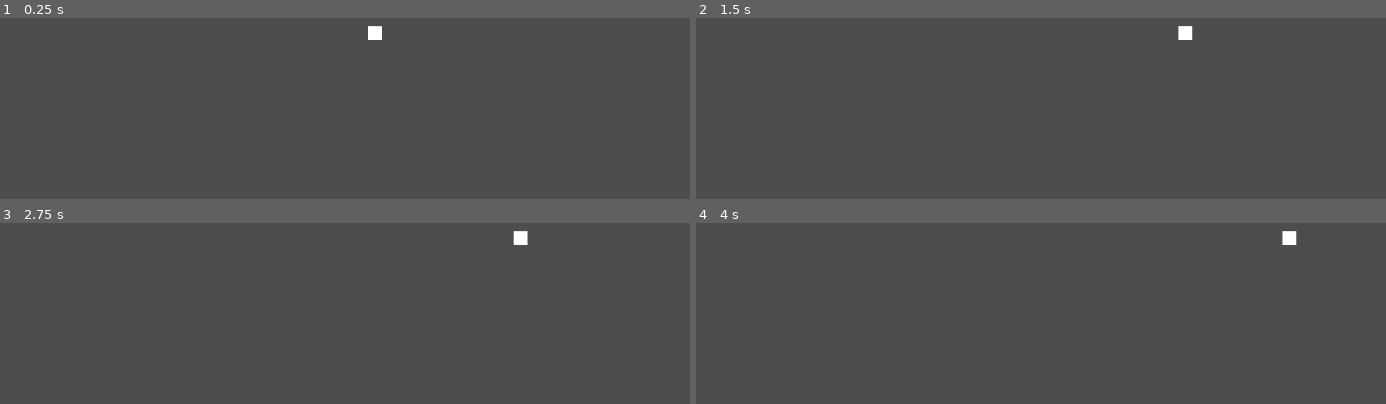
Above: before the commit, frames 1-4 (two rows, left to right).
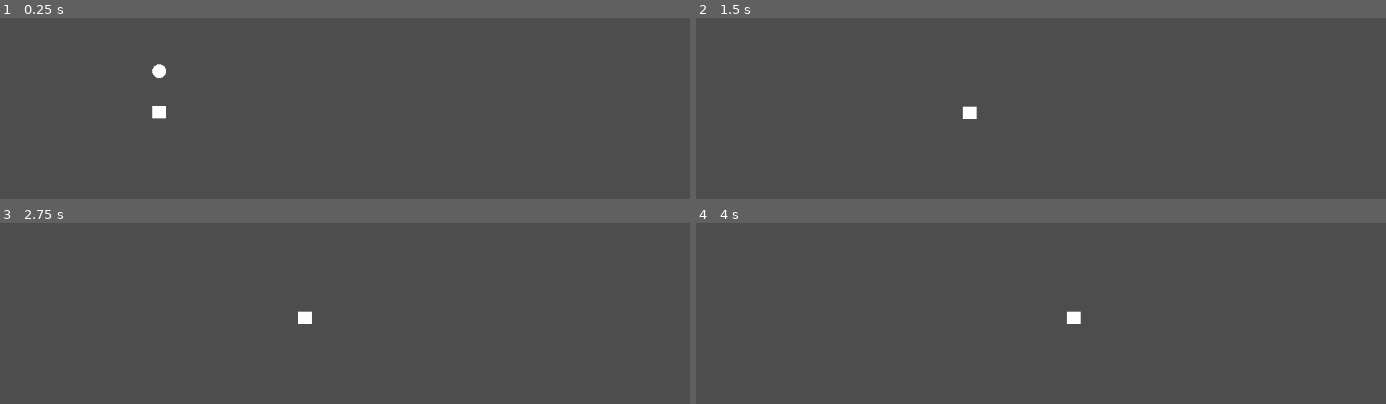
Above: after the commit, the same moments.

Repository: viktor491/project-son-
Game: Godot game, scene res://Level1.tscn
Same seed, same stepped clock (60 frames per second), same inputs: the game is played once before the commit and once after it.
Inputs:
- Up to frame 1 (0.25 s): no input
- Up to frame 2 (1.5 s): hold Right (ui_right) 0.53-1.28 s; hold Left (ui_left) from 1.28 s (still down)
- Up to frame 3 (2.75 s): release Left (ui_left) at 2.03 s; hold Right (ui_right) from 2.03 s (still down)
- Up to frame 4 (4 s): release Right (ui_right) at 3.53 s; hold Left (ui_left) from 3.53 s (still down)

The runs differ from the first frame. In frame 1, 0.4% of the frame differs, in the area x 22-56%, y 4-56%; in frame 2, 0.3%; in frame 3, 0.3%; in frame 4, 0.3%.

Commit message:
add Ball object

Diff:
--- /dev/null
+++ b/BallMovement.gd
@@ -0,0 +1,32 @@
+extends RigidBody2D
+
+@export var horizontalSpeed = 0;
+@export var verticalSpeed = 0;
+@export var dir = 1;
+var initialHorizontalSpeed = 0;
+var initialVerticalSpeed = 0;
+var firstCollision = false;
+
+# Called when the node enters the scene tree for the first time.
+func _ready() -> void:
+	initialHorizontalSpeed = horizontalSpeed
+	initialVerticalSpeed = verticalSpeed
+
+	pass
+
+
+# Called every frame. 'delta' is the elapsed time since the previous frame.
+func _physics_process(delta):
+	if (firstCollision == false):
+		horizontalSpeed = 0
+
+	var collision = move_and_collide(Vector2(horizontalSpeed * delta, verticalSpeed * -dir * delta))
+
+	if(collision):
+		firstCollision = true
+		var colliderName = collision.get_collider().name
+
+		if (colliderName == "Player"):
+			dir = 1
+			horizontalSpeed = randi_range(-initialHorizontalSpeed,initialHorizontalSpeed)
+	pass
--- a/Level1.tscn
+++ b/Level1.tscn
@@ -1,25 +1,44 @@
 [gd_scene format=3 uid="uid://dpcsfbn8rkmuc"]
 
 [ext_resource type="Script" uid="uid://yn3iclxuhp65" path="res://player.gd" id="1_kyxg0"]
+[ext_resource type="Script" uid="uid://dg2nsghqbe0yr" path="res://BallMovement.gd" id="2_mc20k"]
 
 [sub_resource type="RectangleShape2D" id="RectangleShape2D_mc20k"]
 size = Vector2(20, 19)
 
 [sub_resource type="BoxMesh" id="BoxMesh_cove1"]
 
+[sub_resource type="CircleShape2D" id="CircleShape2D_cove1"]
+
+[sub_resource type="SphereMesh" id="SphereMesh_dwyiq"]
+
 [node name="Node2D" type="Node2D" unique_id=1122306409]
-position = Vector2(-1, -1)
 
 [node name="Player" type="CharacterBody2D" parent="." unique_id=1923507314]
-position = Vector2(617, 299)
+position = Vector2(306, 413)
 script = ExtResource("1_kyxg0")
 
 [node name="CollisionShape2D" type="CollisionShape2D" parent="Player" unique_id=177477461]
-position = Vector2(1, 0.5)
+position = Vector2(5.9604645e-08, 1.7763568e-15)
 scale = Vector2(1, 0.95999956)
 shape = SubResource("RectangleShape2D_mc20k")
 
 [node name="MeshInstance2D" type="MeshInstance2D" parent="Player" unique_id=286518343]
-position = Vector2(1, 1)
-scale = Vector2(20.120003, 20.04)
+position = Vector2(8.34465e-07, 0)
+scale = Vector2(19.999998, 18)
 mesh = SubResource("BoxMesh_cove1")
+
+[node name="Ball" type="RigidBody2D" parent="." unique_id=1905384918]
+position = Vector2(306, 288)
+script = ExtResource("2_mc20k")
+horizontalSpeed = 300
+verticalSpeed = 150
+dir = -1
+
+[node name="CollisionShape2D" type="CollisionShape2D" parent="Ball" unique_id=409718951]
+shape = SubResource("CircleShape2D_cove1")
+
+[node name="MeshInstance2D" type="MeshInstance2D" parent="Ball" unique_id=796727828]
+position = Vector2(-2.3841858e-07, 2.2737368e-13)
+scale = Vector2(20.022678, 20.000006)
+mesh = SubResource("SphereMesh_dwyiq")
Not shown, added: BallMovement.gd.uid
